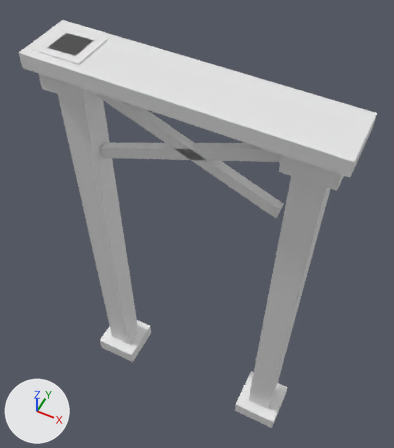
A saved change to the glTF model assets/source/infrastructure/directorate/conveyors/models/support_heavy_tier1/damaged_lod2.glb.
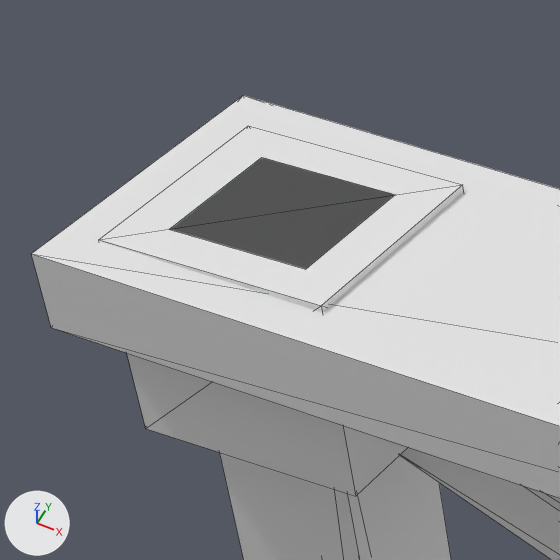
Each version is shown whole from a 50 mm lens placed at (0.1421, -0.268, 0.5979), pointed at (-0.0063, 0.0288, 0.2269), then close up on the part from 3% to 33% of the width and 0% to 26% of the height. The axes (+X, +Y, +Z) are drawn at lower left. The lights are the same throughout. The older version's two pictures come first. The close-ups show mesh edges as thin lines. Vertices at exactly the same position are counted once.

In view in the first close-up: 'damaged_lod2'.
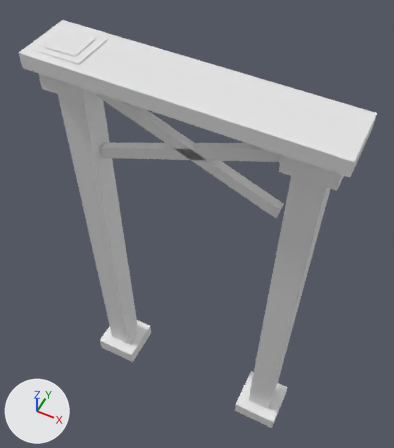
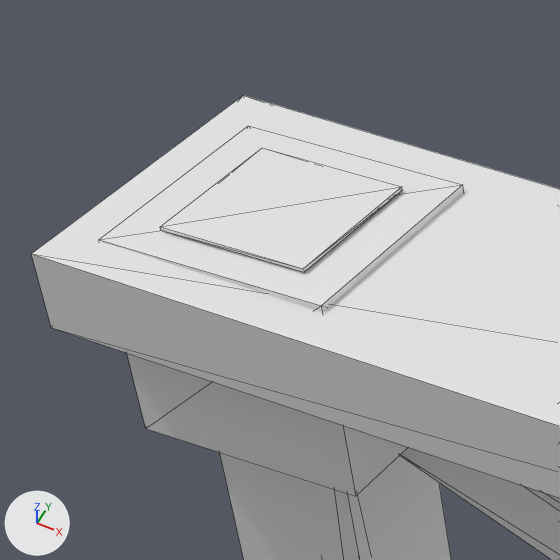
What differs and where, as boxes [x1, y1, x2, y2] in the close-ups (560 x 560 px):
part 1 of me_damaged_lod2, added: after [160, 148, 402, 272]

The change, as a diff of the scene's bpy script:
```diff
--- a/assets/source/infrastructure/directorate/conveyors/models/support_heavy_tier1/damaged_lod2.glb.py
+++ b/assets/source/infrastructure/directorate/conveyors/models/support_heavy_tier1/damaged_lod2.glb.py
@@ me_damaged_lod2 @@
 # used by ob_damaged_lod2; location = (0.0, 0.0, 0.0)
-me_damaged_lod2.from_pydata(...)  # 80 vertices, 120 faces; spans x -0.114..0.118, y -0.025..0.025, z 0.0..0.4
+me_damaged_lod2.from_pydata(...)  # 88 vertices, 132 faces; spans x -0.114..0.118, y -0.025..0.025, z 0.0..0.401
+# me_damaged_lod2 part 1: a new loose piece, a box spanning x -0.10111..-0.07667, y -0.01222..0.01222, z 0.40028..0.40083
```
